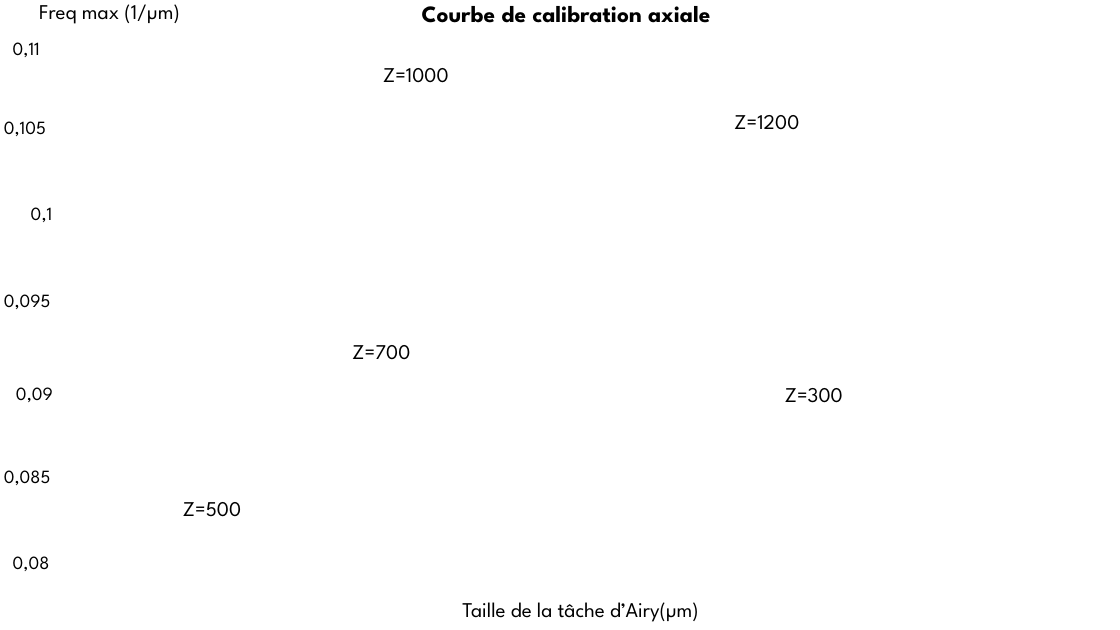
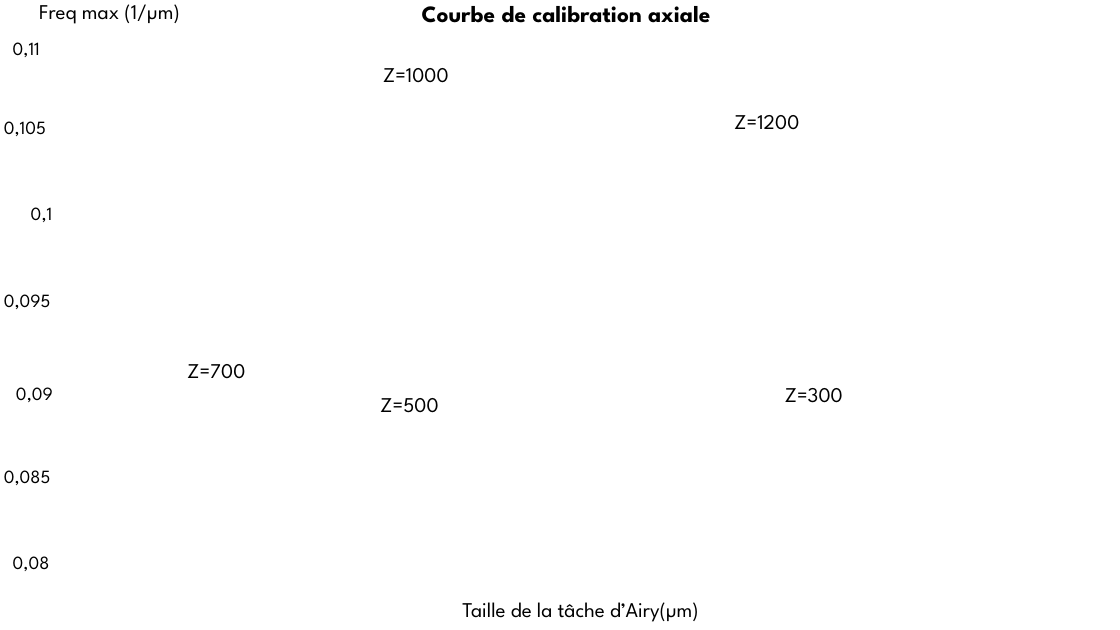
Before and after one commit to Killian-Herveau/PIMS, a slide deck: slide 18 of Pres_Avril/PresentationPIMSAvril.pptx (slide 20 before the commit). Drawn at 1120x630 pixels with LibreOffice and Linux fonts; fonts in the diff are those of the drawing; background and template pictures are left out. Boxes give left, top, right and bottom in pixels: in the first picture for what was removed or moved away, otherwise in the second. Text is boxed around its words. In the diff, an @@ line names an element or a change of style, - is before the commit and + after.

```diff
--- a/Pres_Avril/PresentationPIMSAvril.pptx
+++ b/Pres_Avril/PresentationPIMSAvril.pptx
@@ text "Z=700": place and size @@
-text "Z=700" at <box>352,345,410,360</box>
+text "Z=700" at <box>187,364,245,379</box>
@@ text "Z=500": place and size @@
-text "Z=500" at <box>183,502,241,517</box>
+text "Z=500" at <box>380,398,438,413</box>
```
Also in this commit, not shown: 11 other slides changed, 1 slide removed.
